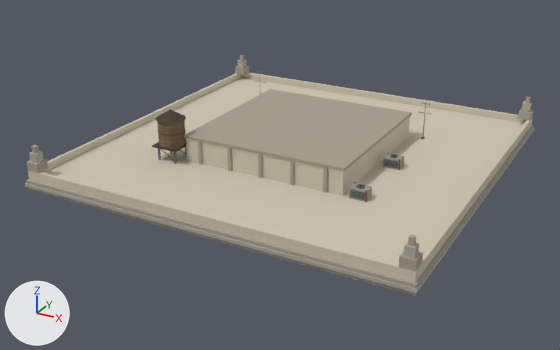
Renders of the glTF model assets/models/buildings/tw_deco_32_crown.glb from each side of a commit.
Before and after are seen from a 50 mm camera at (28.3, -55.3, 25.7) aimed at (-0.9, -2.3, -0.8). Every picture has the same lights, and +X, +Y and +Z are marked at lower left. The first picture is the older version. Vertices at exactly the same position are counted once.

Objects in the first picture: 'tw_deco_32_crown'.
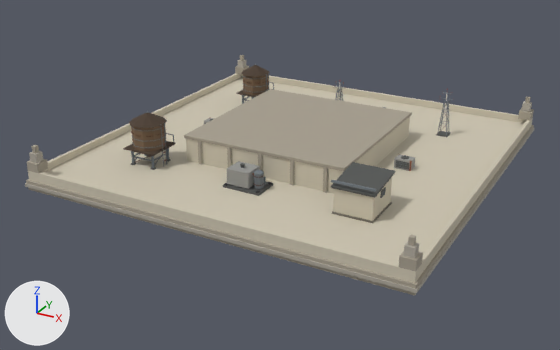
What differs and where, as boxes [x1, y1, x2, y2] in the pictures (560 x 350 px; the box of a moved part takes in the faces that stretch with it):
part 1 of me_tw_deco_32_crown, moved or reshaped: before [158, 148, 161, 160]; after [131, 153, 135, 163]
part 2 of me_tw_deco_32_crown, moved or reshaped: before [174, 152, 177, 164]; after [151, 156, 155, 168]
part 3 of me_tw_deco_32_crown, moved or reshaped: before [185, 147, 187, 157]; after [166, 148, 169, 160]
part 4 of me_tw_deco_32_crown, added: after [123, 141, 176, 156]
part 5 of me_tw_deco_32_crown, added (brown): after [131, 125, 166, 152]
part 6 of me_tw_deco_32_crown, added (brown): after [129, 112, 167, 128]
part 7 of me_tw_deco_32_crown, deleted: before [155, 71, 430, 202]
part 8 of me_tw_deco_32_crown, built on: before [152, 142, 404, 202]; after [131, 63, 415, 223]
part 9 of me_tw_deco_32_crown, added: after [334, 82, 453, 137]

What changed in the scene script:
```text
Change me_tw_deco_32_crown:
    used by ob_tw_deco_32_crown; location = (0.0, 0.0, 0.0)
    remove me_tw_deco_32_crown.from_pydata(...)  # 909 vertices, 1426 faces; spans x -16.1..16.1, y -16.1..16.1, z 0.0..5.5
    add me_tw_deco_32_crown.from_pydata(...)  # 2461 vertices, 3852 faces; spans x -16.1..16.1, y -16.1..16.1, z 0.0..5.5
    me_tw_deco_32_crown part 1: the loose piece of 8 vertices spanning x -9.2..-9.0, y -8.1..-7.9, z 1.0..2.2 is moved by (-1.3, -1.8, 0.1)
    me_tw_deco_32_crown part 2: the loose piece of 8 vertices spanning x -7.6..-7.5, y -8.1..-7.9, z 1.0..2.2 is moved by (-0.9, -1.8, 0.1)
    me_tw_deco_32_crown part 3: the loose piece of 8 vertices spanning x -7.6..-7.5, y -6.5..-6.3, z 1.0..2.2 is moved by (-0.9, -1.4, 0.1)
    me_tw_deco_32_crown part 4: a new loose piece, a box spanning x -10.9..-7.9, y -10.3..-7.3, z 2.39..2.49, in mat_palette (picture img_palette)
    me_tw_deco_32_crown part 5: a new loose piece, a 10-sided cylinder along z spanning x -10.8..-8.1, y -10.1..-7.5, z 2.5..4.5, in mat_palette (picture img_palette)
    me_tw_deco_32_crown part 6: a new loose piece, a 10-sided cut cone along z (radius 1.53 at the low end, 0.06 at the high end) spanning x -10.93..-7.87, y -10.26..-7.34, z 4.54..5.32, in mat_palette (picture img_palette)
    me_tw_deco_32_crown part 7: 60 loose pieces with 577 vertices, spanning x -9.6..9.0, y -8.4..7.3, z 1.0..5.3, are deleted
    me_tw_deco_32_crown part 8: 3 vertices moved from x -8.3, y 7.2, z 1.1..5.5 to x -8.6..-8.4, y 7.2..7.4, z 1.1..2.2; 39 vertices removed from x -9.5..9.0, y -8.4..7.3, z 1.0..5.5; 1078 vertices added at x -10.8..10.9, y -10.3..9.6, z 1.0..5.2
    me_tw_deco_32_crown part 9: 823 vertices added at x -1.4..10.2, y 8.5..9.7, z 1.0..5.3
    other edits to the shape of me_tw_deco_32_crown do not show in these pictures
```
